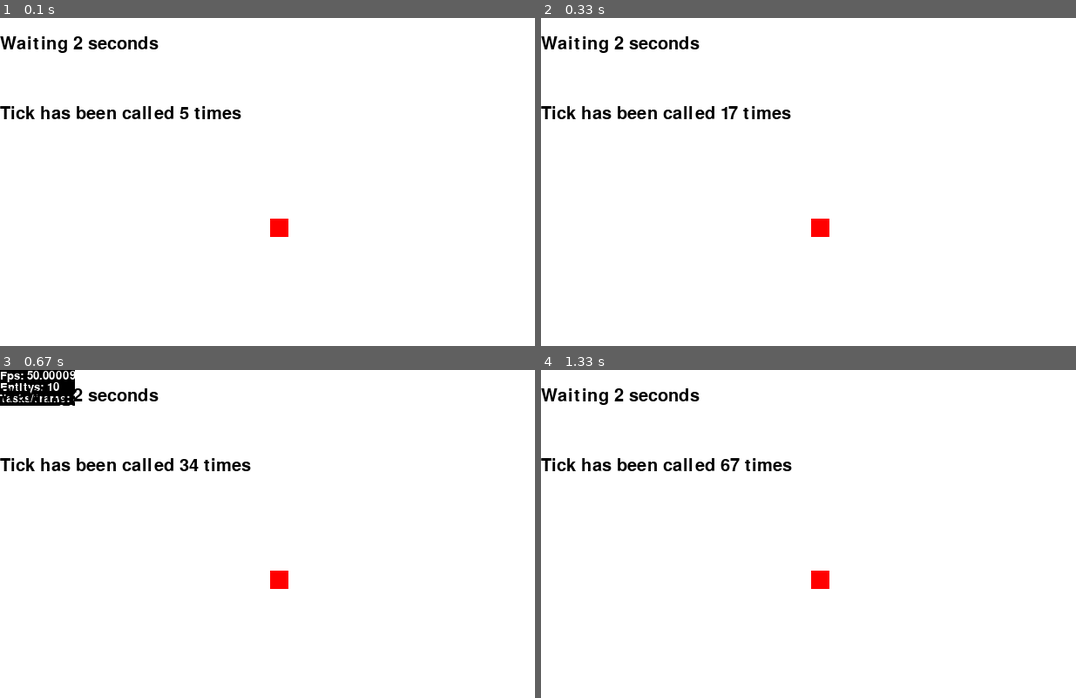
Above: before the commit, frames 1-4 (two rows, left to right).
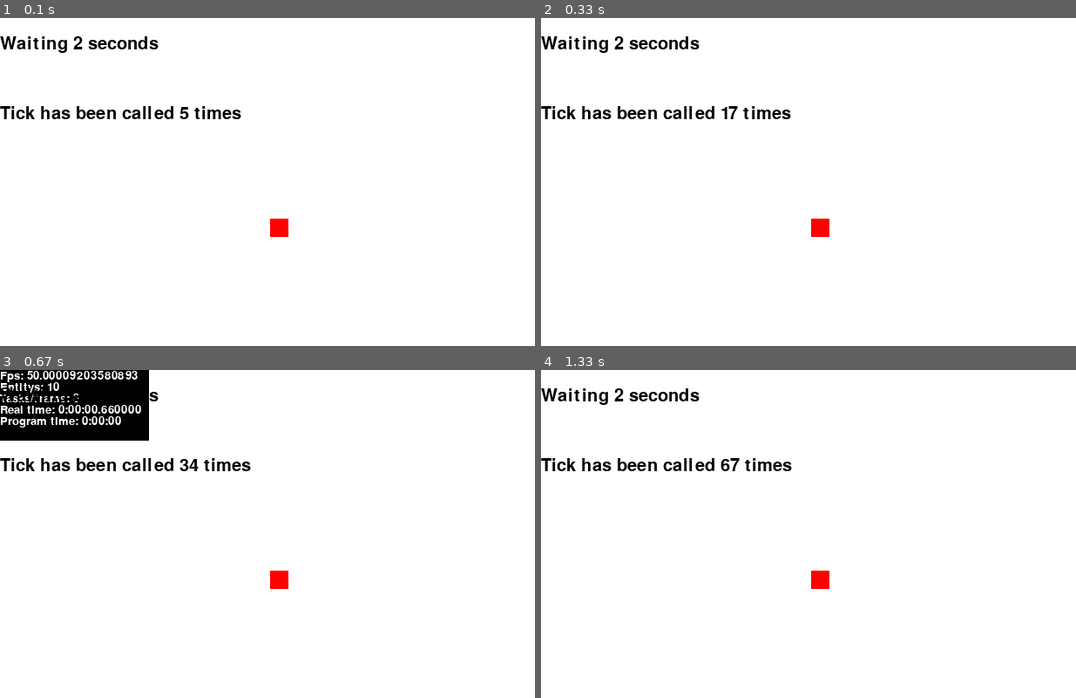
Above: after the commit, the same moments.

Repository: freshollie/ECU178A4
Game: pygame game, started from Pygame example.py
Two runs of this game, one before a commit and one after it. Both use one fixed random seed, a clock stepped at 60 frames per second and the inputs below.
Inputs:
- Up to frame 1 (0.1 s): no input
- Up to frame 2 (0.33 s): no input
- Up to frame 3 (0.67 s): tap D at 0.33 s
- Up to frame 4 (1.33 s): tap D at 0.67 s

Frames 1-2 are identical in both runs. In frame 3, 3.9% of the frame differs, in the area x 0-28%, y 0-22%; in frame 4, nothing differs.

Commit message:
Fixed some GuiObject Bugs. Added more graphics examples of DisplayDriver

Diff:
--- a/DisplayDriver/GuiObjects.py
+++ b/DisplayDriver/GuiObjects.py
@@ -288,7 +288,7 @@
         Initialise the rectangle
         '''
         self.size=size
-        self.centered=True
+        self.centered=centered
         self.pos=pos
         Polygon.__init__(self,pos,points=self.makePoints(),colour=colour,border=border)
 
--- /dev/null
+++ b/More Graphical examples.py
@@ -0,0 +1,63 @@
+from DisplayDriver import DisplayDriver
+import sys
+import random
+import time
+from DisplayDriver.Intervals import *
+from DisplayDriver.GuiObjects import *
+from pygame.locals import *
+DisplayDriver.engine.setFrameRate(50)
+DisplayDriver.engine.graphics.setBackground(BLACK)
+
+
+# Some more examples of using DisplayDriver to make a fireworks show.
+# Not really commented so I guess you will just have to work this one out.
+
+res=[640,480]
+
+class Bang:
+    def __init__(self,engine,pos=[res[0]/2,res[1]/2],size=20,depth=0,maxDepth=2):
+        self.maxDepth=maxDepth
+        self.engine=engine
+        self.items=[]
+        for i in range(size):
+            self.items.append(Rectangle(pos,[random.randint(1,3),random.randint(1,3)],border=0,
+                                        colour=(random.randint(10,255),
+                                                random.randint(10,255),
+                                                random.randint(10,255))))
+
+        for item in self.items:
+            #taskId=DisplayDriver.engine.addTask(count.tick)
+            xPlus=random.choice([-1,1])*random.random()*random.randint(1,10)
+            yPlus=random.choice([-1,1])*random.random()*random.randint(1,10)
+            x=item.getPos()[0]
+            y=item.getPos()[1]
+            seq=Sequence(engine)
+            seq.append(Func(item.render,engine))
+
+            for i in range(random.randint(10,30)):
+                seq.append(Func(item.setPos,[x+(xPlus*i),y+(yPlus*i)]))
+                xPlus*=0.981
+                yPlus*=0.981
+            #seq.append(Func(DisplayDriver.engine.removeTask,taskId))
+            if not random.randint(1,1):
+                seq.append(Func(self.makeBang,[x+(xPlus*i),y+(yPlus*i)],depth))
+            seq.append(Func(item.removeNode))
+            seq.start()
+
+    def makeBang(self,pos,depth):
+        if depth<self.maxDepth:
+            depth+=1
+            Bang(self.engine,pos,size=random.randint(1,20),depth=depth)
+
+
+def doBang(event):
+    Bang(DisplayDriver.engine,event.pos,size=random.randint(10,50)) # Change these numbers to make a larger explosion
+
+
+
+DisplayDriver.eventManager.bind(MOUSEBUTTONDOWN,doBang)
+DisplayDriver.debugger.toggle()
+DisplayDriver.engine.graphics.setRes(res)
+
+
+DisplayDriver.init()
